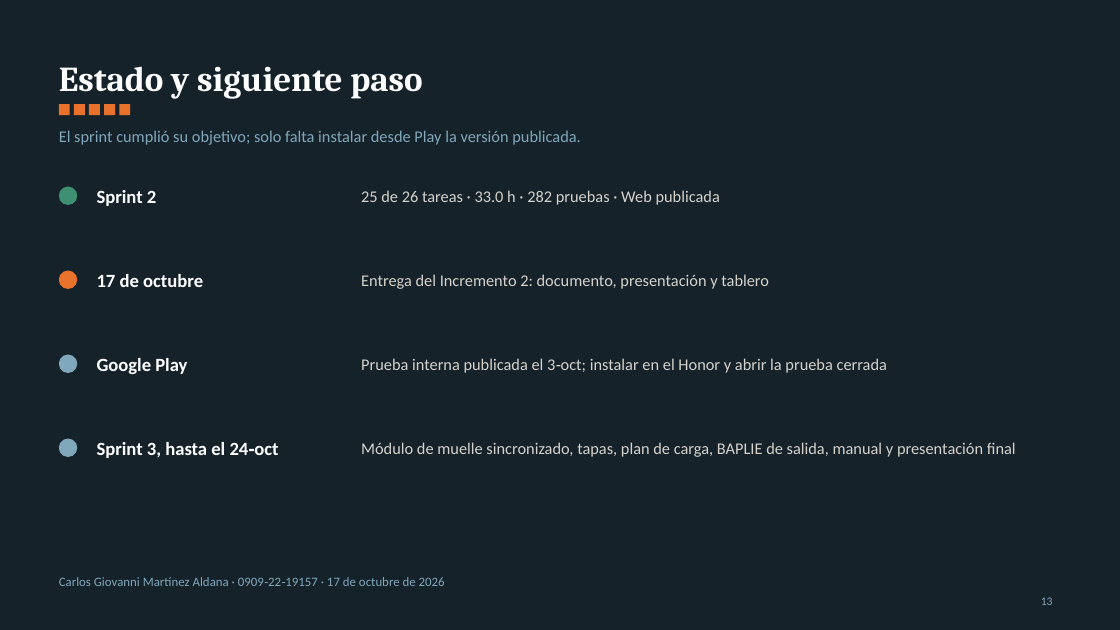
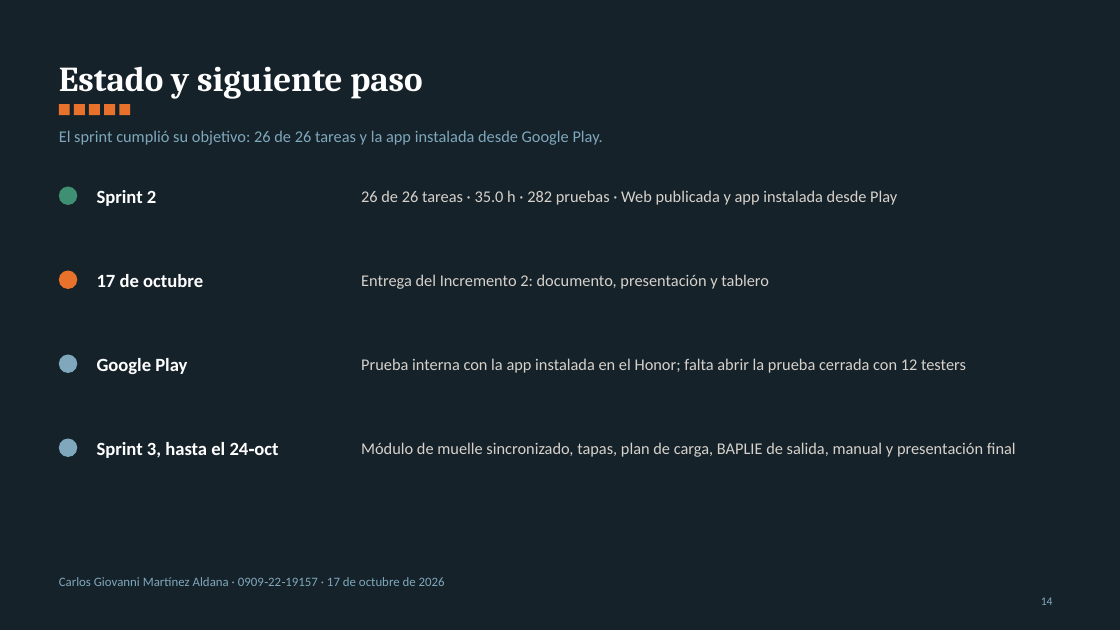
Before and after one commit to YovaWarrior/Proyecto-BayStream, a slide deck: slide 14 of docs/BayStream_Incremento2_Presentacion.pptx (slide 13 before the commit). Drawn at 1120x630 pixels with LibreOffice and Linux fonts; fonts in the diff are those of the drawing. Boxes give left, top, right and bottom in pixels: in the first picture for what was removed or moved away, otherwise in the second. Text is boxed around its words. In the diff, an @@ line names an element or a change of style, - is before the commit and + after.

Commit message:
Sprint 2 cerrado: T-49 terminada, 26 de 26 tareas y 35.0 h
Decision 10.49: la app instalada desde Google Play arranca sin red y abre un plan real. Entrega del 17-oct con corte al 6-oct: documento con el apartado III.G de la prueba de campo (Tabla 89, Tablas 77-90), presentacion de 14 diapositivas y tablero 26/26. RNF ajustados a pantallas de 1920x1080 y a Windows 11 con Windows 10 en uso. Caso MAGELLAN STAR con las respuestas de Carlos y el IMDG 42-24 recibido, fuera del repositorio.

```diff
--- a/docs/BayStream_Incremento2_Presentacion.pptx
+++ b/docs/BayStream_Incremento2_Presentacion.pptx
@@ text at [59, 130, 603, 145]: text changed @@
-El sprint cumplió su objetivo; solo falta instalar desde Play la versión publicada.
+El sprint cumplió su objetivo: 26 de 26 tareas y la app instalada desde Google Play.
@@ text at [361, 190, 897, 205]: text changed @@
-25 de 26 tareas · 33.0 h · 282 pruebas · Web publicada
+26 de 26 tareas · 35.0 h · 282 pruebas · Web publicada y app instalada desde Play
@@ text at [361, 358, 966, 373]: text changed @@
-Prueba interna publicada el 3‑oct; instalar en el Honor y abrir la prueba cerrada
+Prueba interna con la app instalada en el Honor; falta abrir la prueba cerrada con 12 testers
@@ page number at [1041, 597, 1053, 605]: text changed @@
-13
+14
```
Also in this commit, not shown: 5 other slides changed, 1 slide added, 5 other files.
